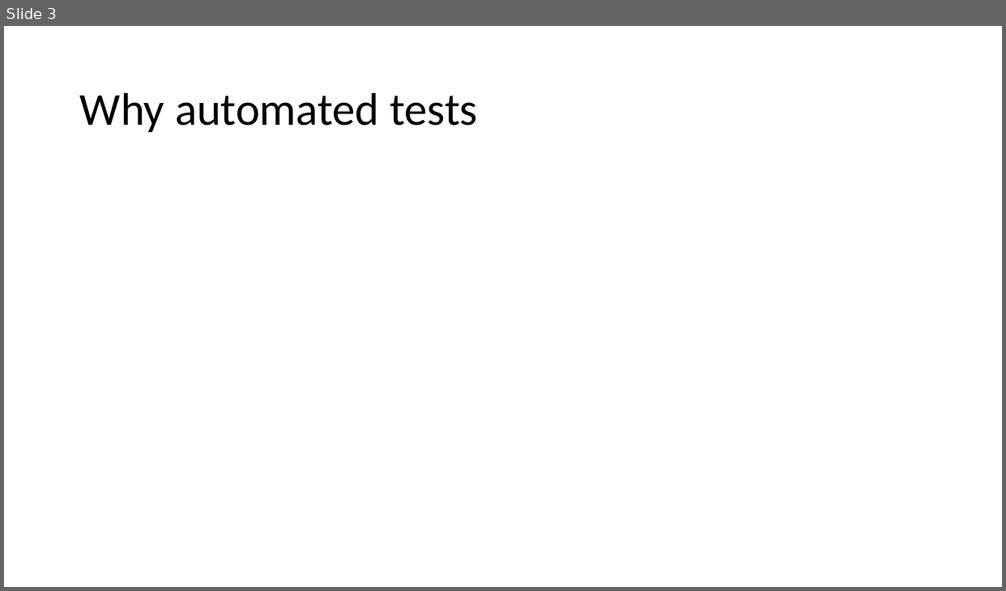
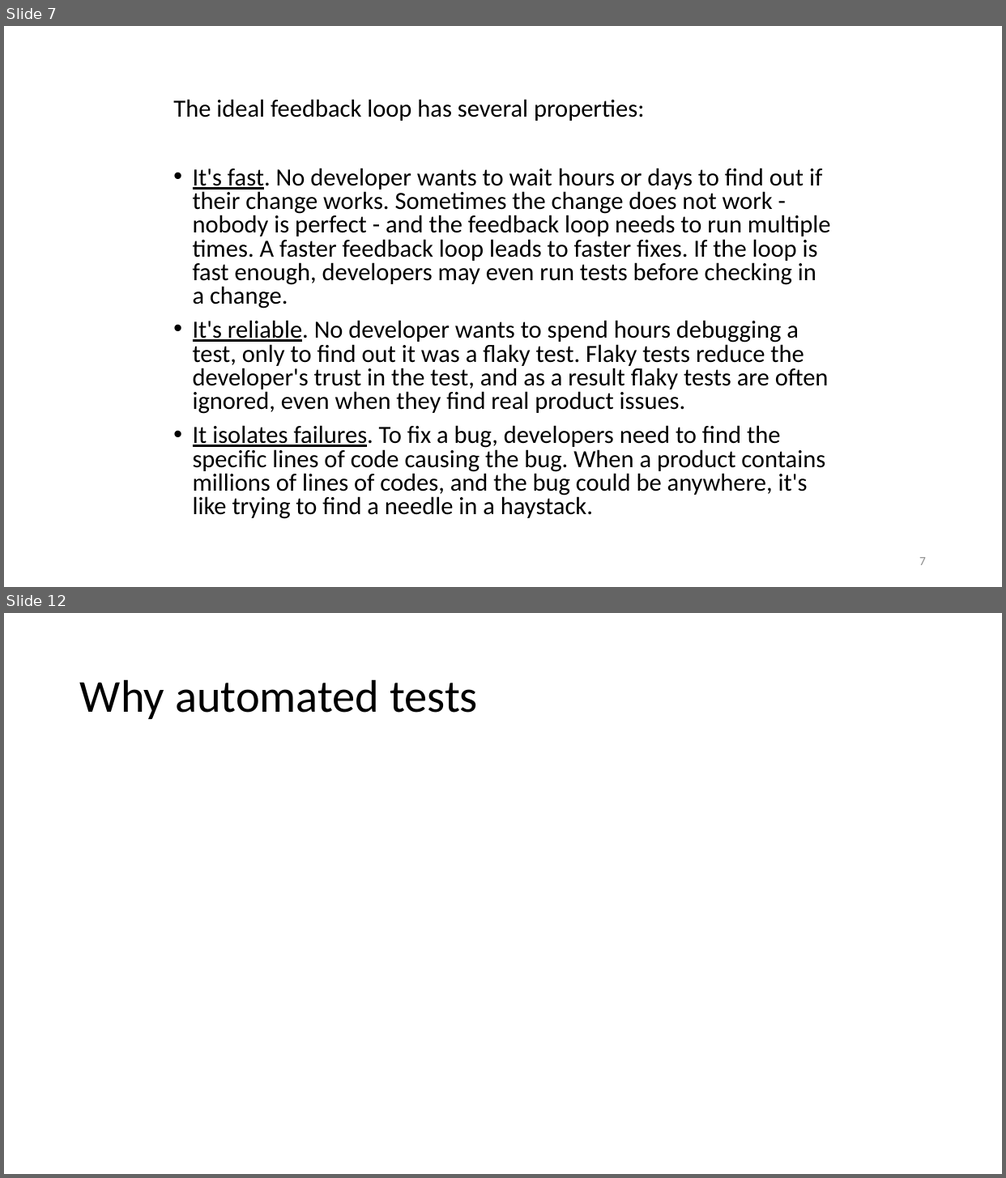
Before and after one commit to SunilPrasad/GithubRepo, a slide deck: TDDExamples/Persentation/TDD.pptx. Shown one above the other, each under a label of ours: slide 3 before the commit, slides 7 and 12 after it; the slides between them are not shown. The pictures are 1006x591 and 1006x1178 pixels, drawn with LibreOffice and Linux fonts; fonts in the diff are those of the drawing. Boxes give left, top, right and bottom in pixels: in the first picture for what was removed or moved away, otherwise in the second. Text is boxed around its words. In the diff, an @@ line names an element or a change of style, - is before the commit and + after.

```diff
--- a/TDDExamples/Persentation/TDD.pptx
+++ b/TDDExamples/Persentation/TDD.pptx
@@ slide 7 added at <box>4,26,1002,587</box>, background #FFFFFF @@
@@ text added at <box>173,99,831,519</box>, 23.8 pt, text #000000 @@
+The ideal feedback loop has several properties:
+• It's fast. No developer wants to wait hours or days to find out if their change works. Sometimes the change does not work - nobody is perfect - and the feedback loop needs to run multiple times. A faster feedback loop leads to faster fixes. If the loop is fast enough, developers may even run tests before checking in a change.
+• It's reliable. No developer wants to spend hours debugging a test, only to find out it was a flaky test. Flaky tests reduce the developer's trust in the test, and as a result flaky tests are often ignored, even when they find real product issues.
+• It isolates failures. To fix a bug, developers need to find the specific lines of code causing the bug. When a product contains millions of lines of codes, and the bug could be anywhere, it's like trying to find a needle in a haystack.
@@ page number added at <box>919,557,926,565</box>, 12 pt, text #8C8C8C @@
+7
@@ what was slide 3 is now slide 12 @@
```
Also in this commit, not shown: 1 slide changed, 33 other slides added, 8 other files.
